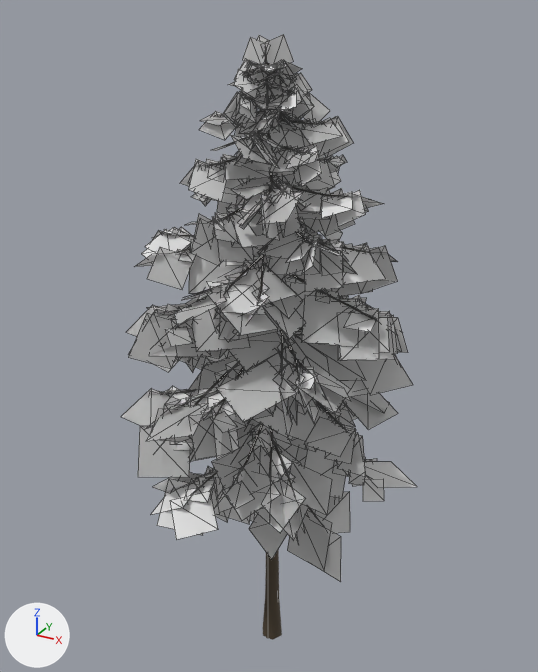
What one commit did to the COLLADA model art/shapes/trees/fir_tree_1/Fir_Tree_1.dae.
Camera for both pictures: a 50 mm camera at (18.6, -34.4, 39.4) aimed at (-0.7, 0.7, 21.8). Lighting does not change. The marker at lower left points along +X, +Y and +Z. Mesh edges are drawn as thin lines on the coarser meshes. Where no turn or scale is listed for an object, it has been applied to the vertices.

The older version as bpy lines, for what is in view:
```python
me_leaves_002 = bpy.data.meshes.new('leaves.002')
me_leaves_002.from_pydata(...)  # 2240 vertices, 1120 faces; spans x -8.1..8.8, y -8.8..8.6, z 8.3..38.2
me_leaves_002.materials.append(mat_material_001)  # its picture is missing
me_leaves_003 = bpy.data.meshes.new('leaves.003')
me_leaves_003.from_pydata(...)  # 2240 vertices, 1120 faces; spans x -8.7..7.7, y -9.0..7.9, z 8.9..38.2
me_leaves_003.materials.append(mat_material)  # its picture is missing
me_tree_001 = bpy.data.meshes.new('tree.001')
me_tree_001.from_pydata(...)  # 1864 vertices, 2964 faces; spans x -7.1..6.6, y -7.0..6.9, z 0.0..37.6
me_tree_001.materials.append(mat_material_002)  # brown #4b4030
ob_leaves = bpy.data.objects.new('leaves', me_leaves_002)
ob_leaves.location = (0.0, 0.0, 0.0)
ob_leaves_001 = bpy.data.objects.new('leaves.001', me_leaves_003)
ob_leaves_001.location = (0.0, 0.0, 0.0)
ob_tree_a400 = bpy.data.objects.new('tree_a400', me_tree_001)
ob_tree_a400.location = (0.0, 0.0, 0.0)
```
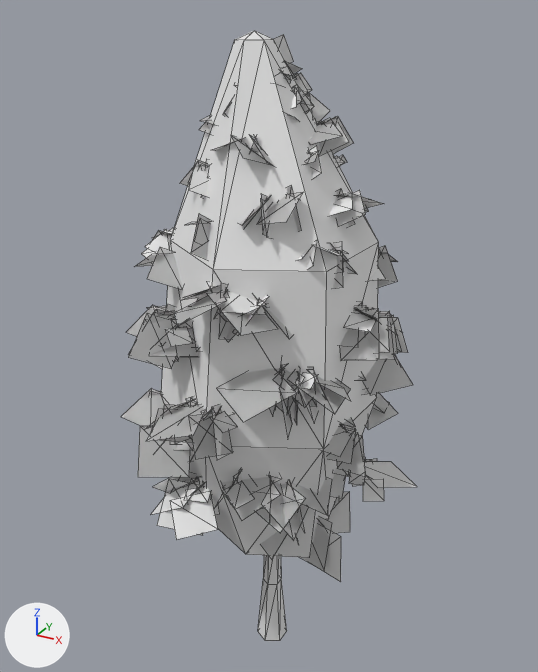
Commit message: Updated fir tree mesh

Patch to the scene script:
```diff
--- a/art/shapes/trees/fir_tree_1/Fir_Tree_1.dae.py
+++ b/art/shapes/trees/fir_tree_1/Fir_Tree_1.dae.py
@@ me_circle_002 @@
+me_circle_002.from_pydata(...)  # 43 vertices, 78 faces; spans x -6.0..5.4, y -6.4..5.5, z 0.0..38.4
@@ ob_colmesh_1 @@
+ob_colmesh_1 = bpy.data.objects.new('Colmesh-1', me_circle_002)
+ob_colmesh_1.location = (0.0, 0.0, 0.0)
```

Location of each change, [x1, y1, x2, y2] in pixels of the pictures (538 x 672 px):
'Colmesh-1', added
    after: [161, 30, 379, 641]
'tree_a400', unchanged, covered by the edit
    before: [174, 64, 367, 640]
    after: [179, 195, 367, 526]
